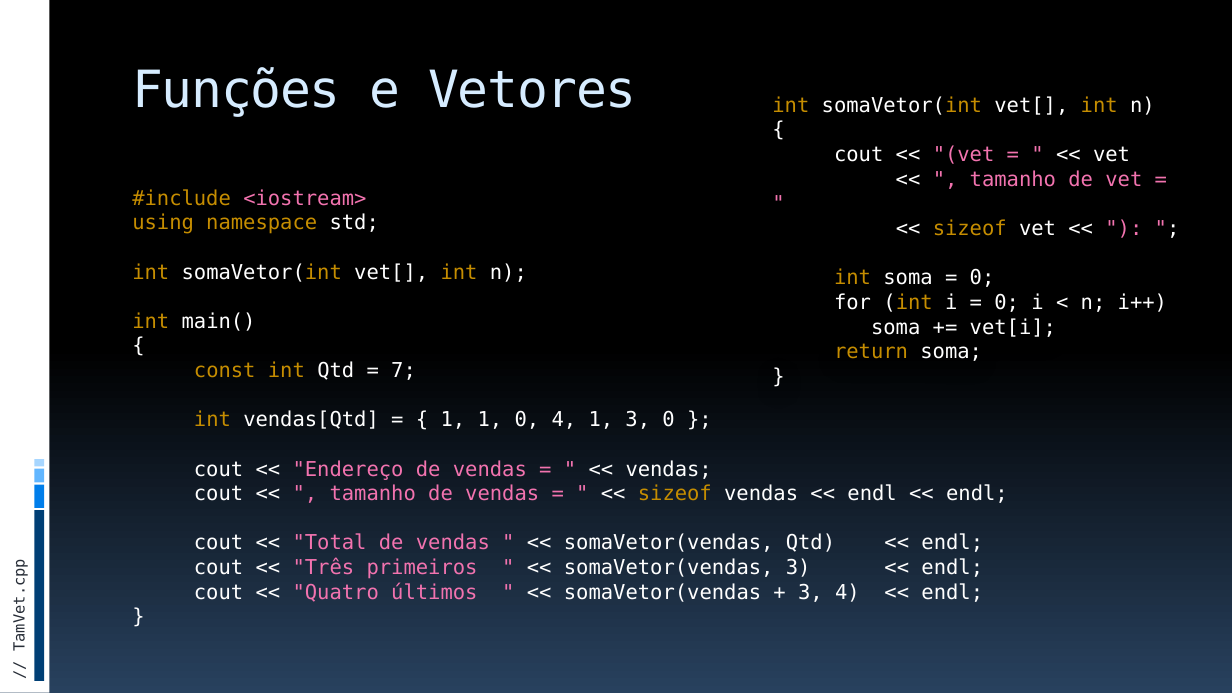
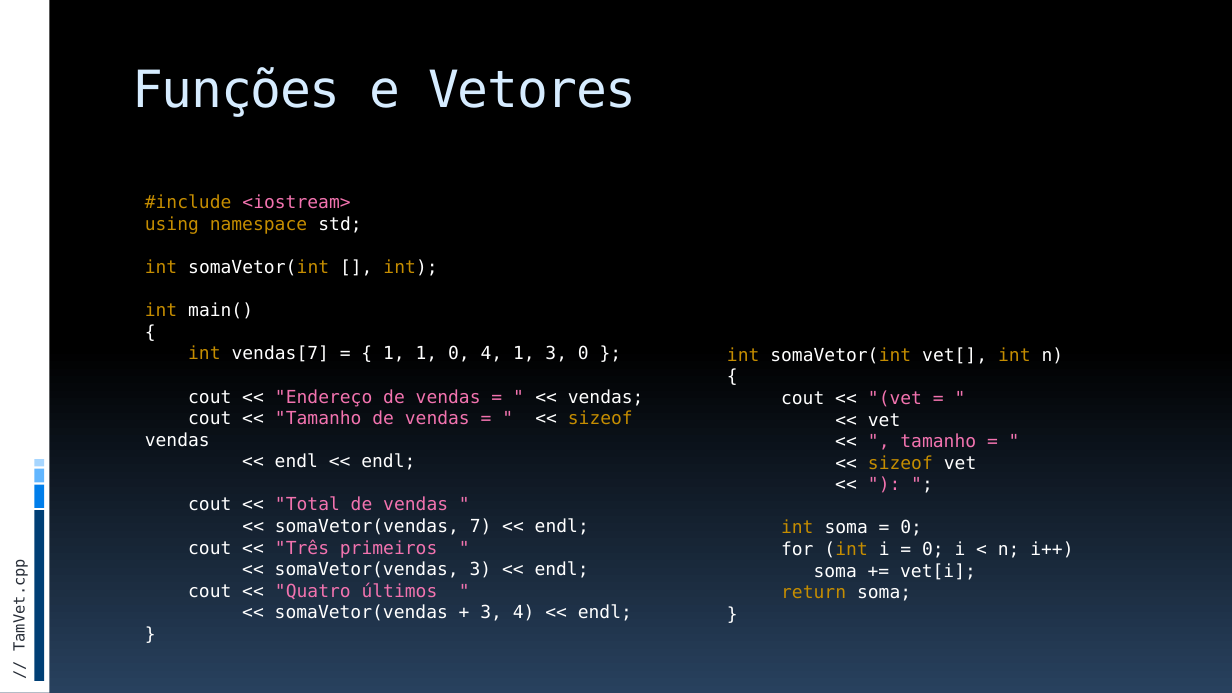
Before and after one commit to JudsonSS/ProgComp, a slide deck: slide 13 of Slides/25. Funções com Vetores.pptx. Drawn at 1232x693 pixels with LibreOffice and Linux fonts; fonts in the diff are those of the drawing. Boxes give left, top, right and bottom in pixels: in the first picture for what was removed or moved away, otherwise in the second. Text is boxed around its words. In the diff, an @@ line names an element or a change of style, - is before the commit and + after.

```diff
--- a/Slides/25. Funções com Vetores.pptx
+++ b/Slides/25. Funções com Vetores.pptx
@@ text "#include <iostream>" moved from (x1=132, y1=189, x2=1008, y2=602) to (x1=145, y1=194, x2=644, y2=621) @@
@@ text at (x1=145, y1=194, x2=644, y2=621): size 16 to 14 pt in "#include <iostream>", "using namespace std;", "int main()", "{" and 4 more places @@
@@ text at (x1=145, y1=259, x2=437, y2=276): text changed; size 16 to 14 pt @@
-int somaVetor(int vet[], int n);
+int somaVetor(int [], int);
@@ text at (x1=188, y1=345, x2=589, y2=362): text changed; size 16 to 14 pt @@
-const int Qtd = 7;
-int vendas[Qtd] = { 1, 1, 0, 4, 1, 3, 0 };
+int vendas[7] = { 1, 1, 0, 4, 1, 3, 0 };
@@ text "int somaVetor(int vet[], int n)" moved from (x1=772, y1=96, x2=1167, y2=361) to (x1=727, y1=347, x2=1073, y2=601) @@
@@ text at (x1=727, y1=347, x2=1073, y2=601): size 16 to 14 pt @@
@@ text at (x1=145, y1=410, x2=633, y2=535): text changed; size 16 to 14 pt @@
-cout << ", tamanho de vendas = " << sizeof vendas << endl << endl;
-cout << "Total de vendas " << somaVetor(vendas, Qtd) << endl;
+cout << "Tamanho de vendas = " << sizeof vendas
+<< endl << endl;
+cout << "Total de vendas "
+<< somaVetor(vendas, 7) << endl;
@@ text at (x1=900, y1=433, x2=976, y2=448): text changed; size 16 to 14 pt @@
-<< ", tamanho de vet = "
+<< ", tamanho = "
```
Also in this commit, not shown: 10 other slides changed, 1 other file.
